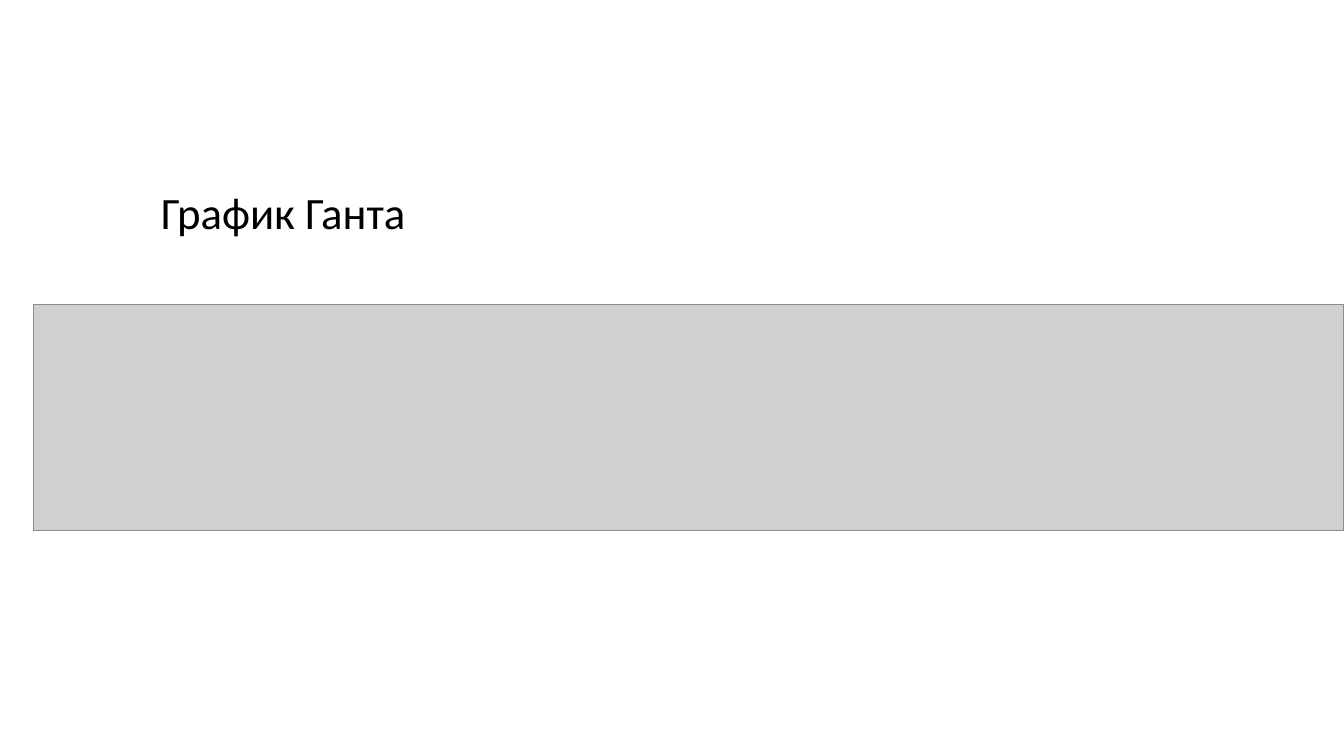
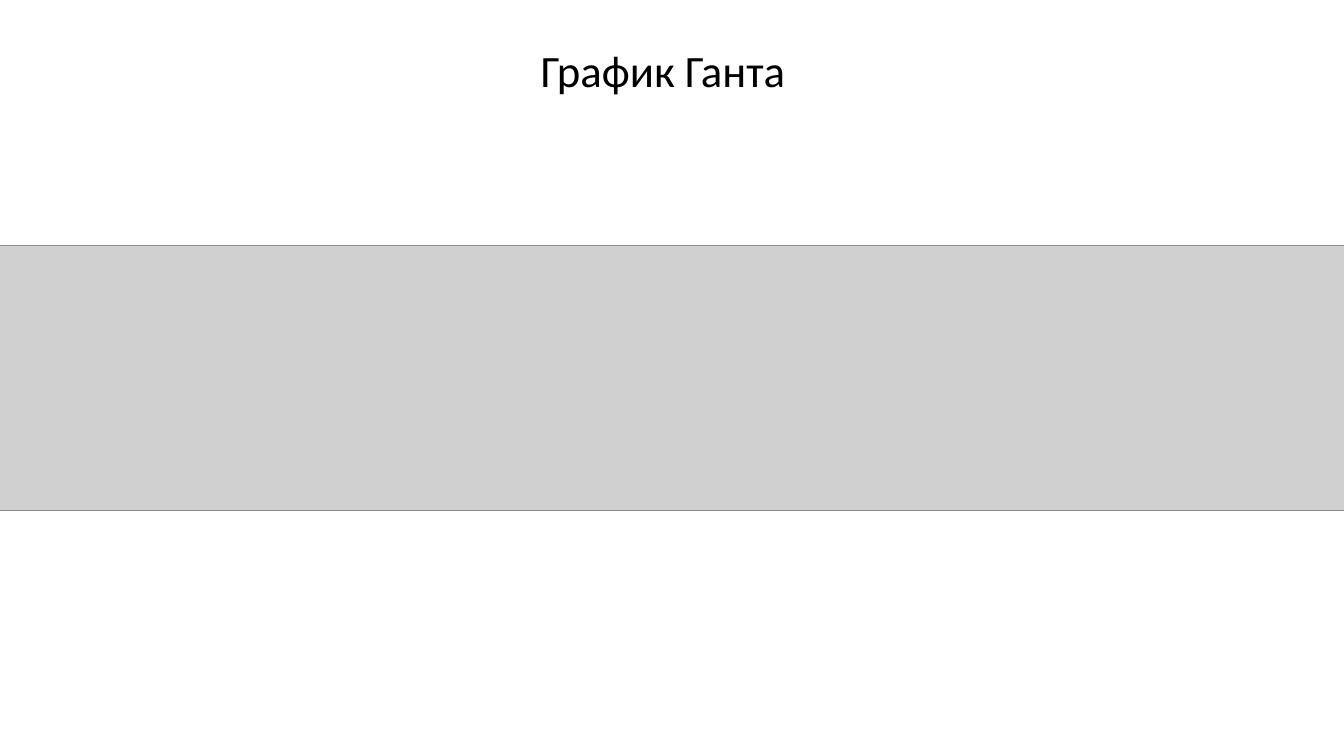
Before and after one commit to Arbuzz33/PDD, a slide deck: slide 8 of docs/PDD.pptx (slide 9 before the commit). Drawn at 1344x756 pixels with LibreOffice and Linux fonts; fonts in the diff are those of the drawing; grey boxes stand for pictures. Boxes give left, top, right and bottom in pixels: in the first picture for what was removed or moved away, otherwise in the second. Text is boxed around its words. In the diff, an @@ line names an element or a change of style, - is before the commit and + after.

```diff
--- a/docs/PDD.pptx
+++ b/docs/PDD.pptx
@@ title "График Ганта" moved from (x1=161, y1=198, x2=405, y2=237) to (x1=541, y1=56, x2=785, y2=95) @@
@@ picture resized from (x1=33, y1=304, x2=1344, y2=530) to (x1=0, y1=245, x2=1344, y2=511) @@
@@ picture removed at (x1=93, y1=304, x2=1213, y2=530) @@
```
Also in this commit, not shown: 2 other slides changed, 5 slides added, 5 slides removed, 1 other file.
